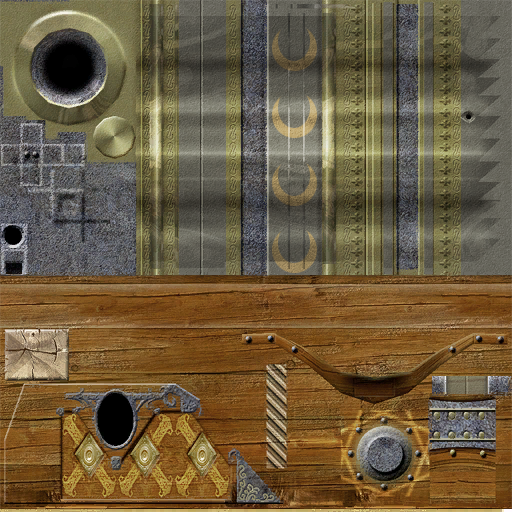
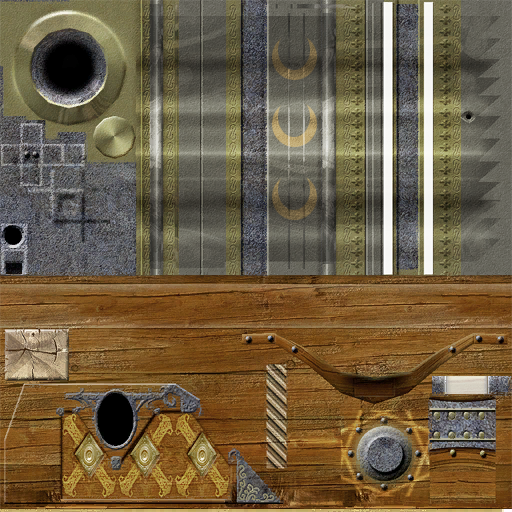
Layers edited between the first and the second 512px x 512px image:
painted on "Color #2" over [272, 28, 317, 273]
painted on "main surface" over [150, 0, 384, 275]
hid "Color #1" over [382, 0, 488, 396]
